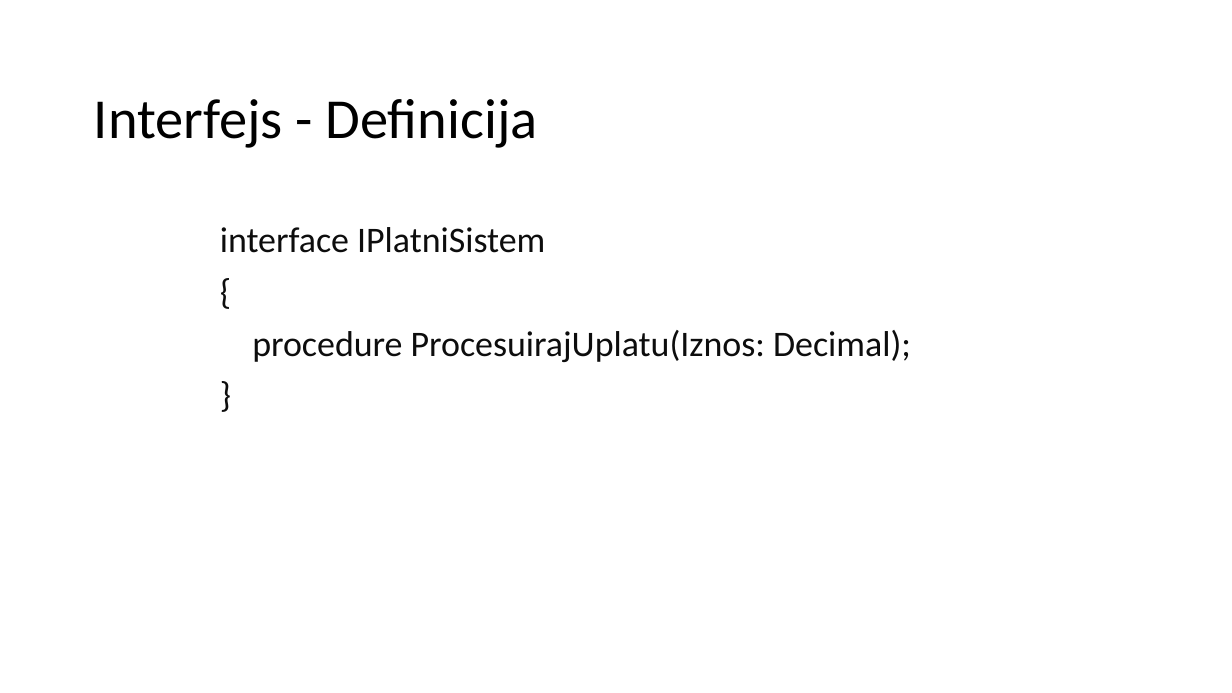
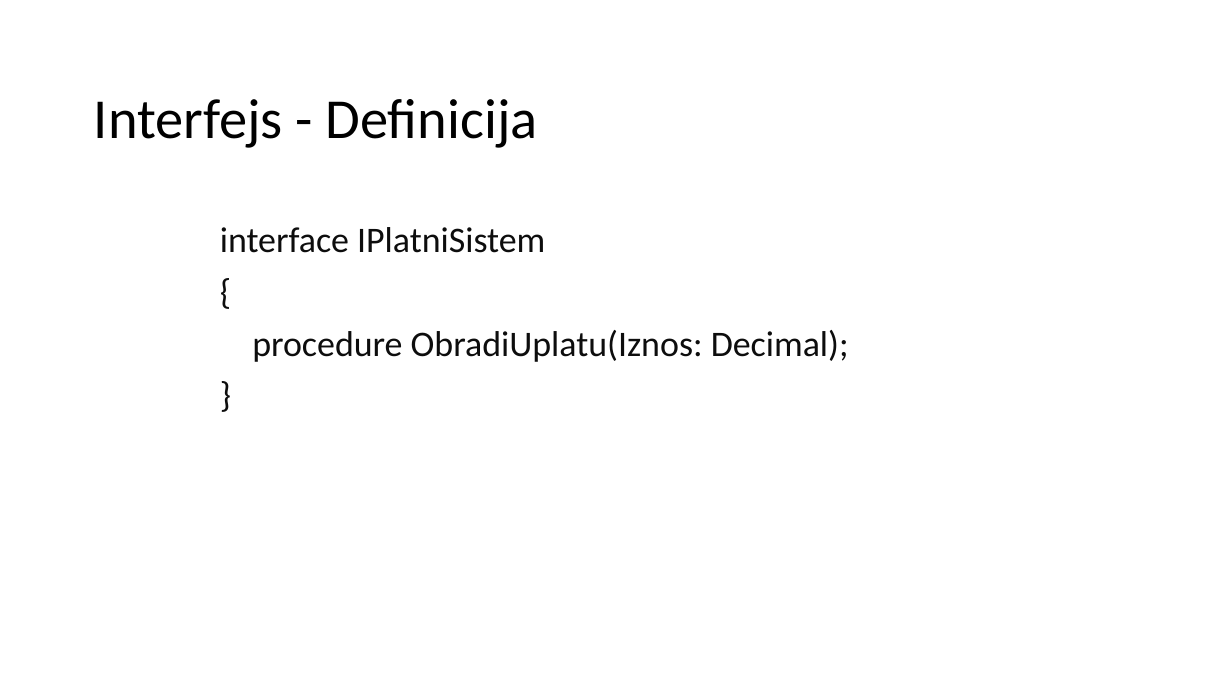
Before and after one commit to SarkeSrb/Interfejs, a slide deck: slide 4 of BizSource - interfejsi u Microsft AL Programskom jeziku.pptx. Drawn at 1232x693 pixels with LibreOffice and Linux fonts; fonts in the diff are those of the drawing; background and template pictures are left out. Boxes give left, top, right and bottom in pixels: in the first picture for what was removed or moved away, otherwise in the second. Text is boxed around its words. In the diff, an @@ line names an element or a change of style, - is before the commit and + after.

```diff
--- a/BizSource - interfejsi u Microsft AL Programskom jeziku.pptx
+++ b/BizSource - interfejsi u Microsft AL Programskom jeziku.pptx
@@ text at (252,330,849,362): text changed @@
-procedure ProcesuirajUplatu(Iznos: Decimal);
+procedure ObradiUplatu(Iznos: Decimal);
```
Also in this commit, not shown: 4 other slides changed.
